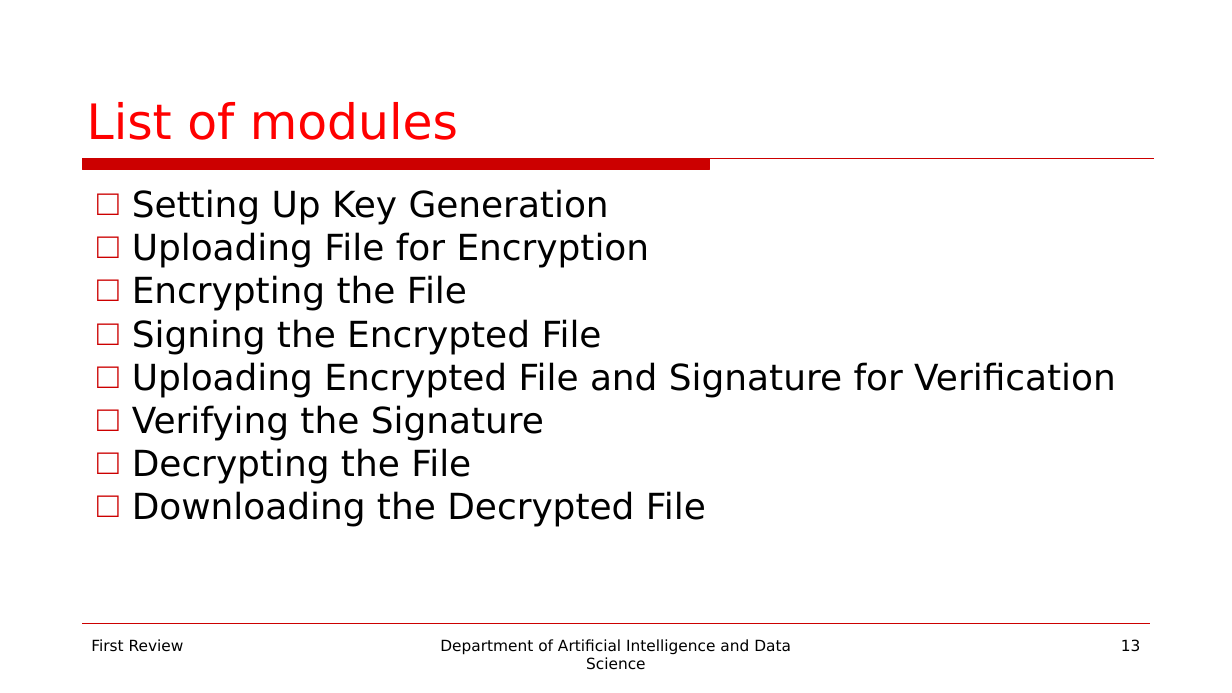
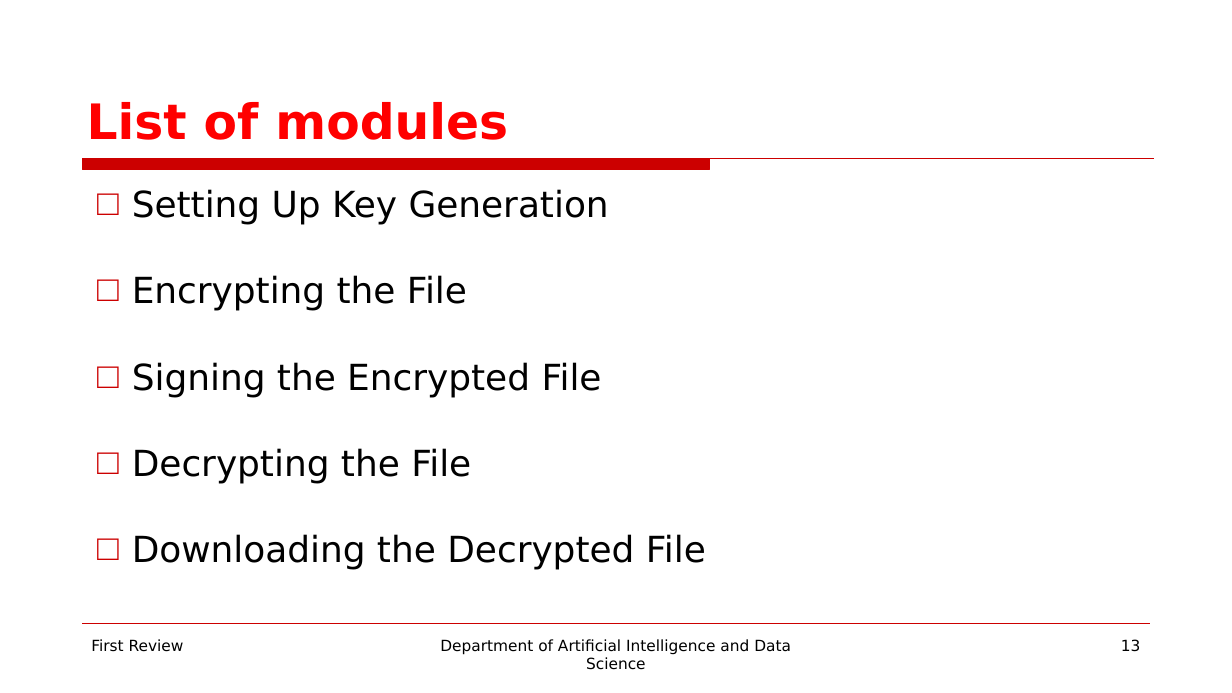
Before and after one commit to guru0005/Mini-Project-for-Data-Science-221801014, a slide deck: slide 13 of PPT/Mini Project for Data Science PPT.pptx. Drawn at 1232x693 pixels with LibreOffice and Linux fonts; fonts in the diff are those of the drawing; background and template pictures are left out. Boxes give left, top, right and bottom in pixels: in the first picture for what was removed or moved away, otherwise in the second. Text is boxed around its words. In the diff, an @@ line names an element or a change of style, - is before the commit and + after.

```diff
--- a/PPT/Mini Project for Data Science PPT.pptx
+++ b/PPT/Mini Project for Data Science PPT.pptx
@@ title "List of modules" at box(87, 102, 508, 140): bold on @@
@@ text at box(132, 232, 650, 268): paragraph removed @@
-□ Uploading File for Encryption
@@ text at box(132, 362, 1116, 441): paragraphs removed @@
-□ Uploading Encrypted File and Signature for Verification
-□ Verifying the Signature
```
Also in this commit, not shown: 11 other slides changed, 7 slides added.
